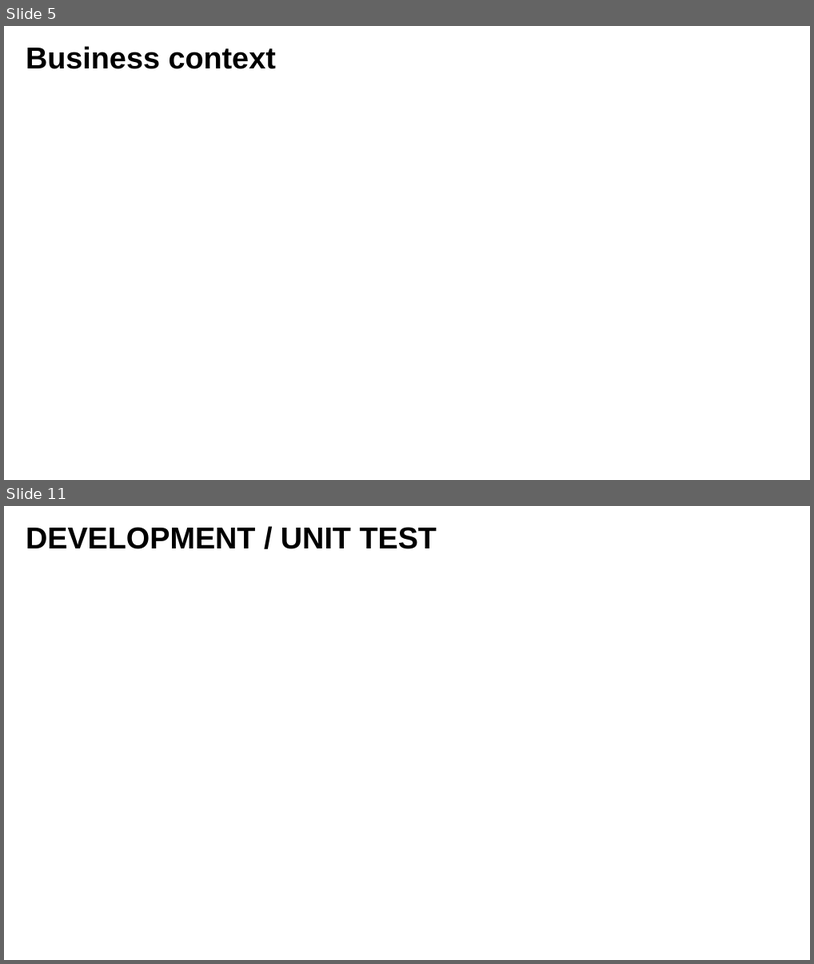
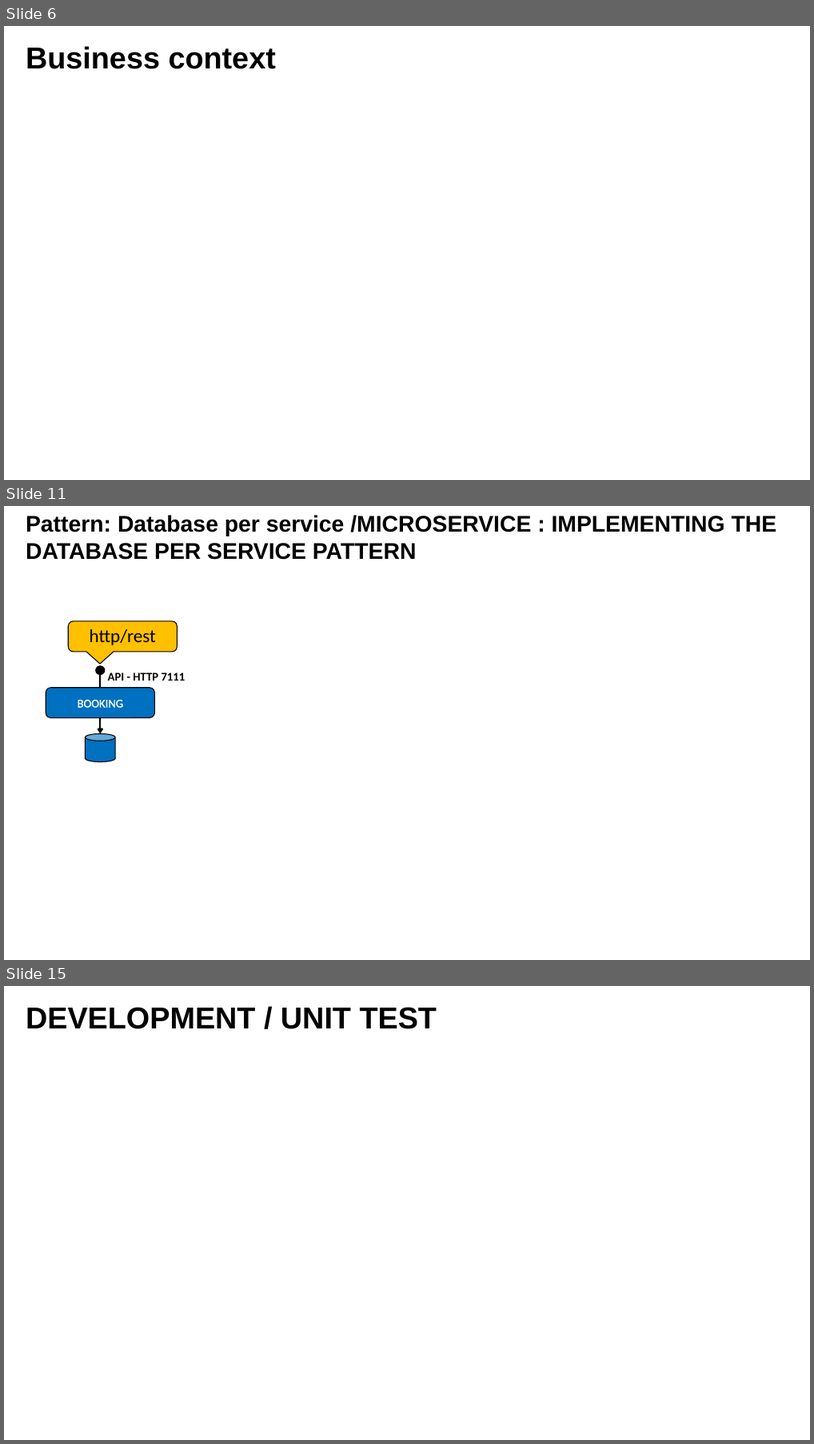
Before and after one commit to lbennardis/microS_code2016_DOCS, a slide deck: luigiBennardisMicroservices.pptx. Shown one above the other, each under a label of ours: slides 5 and 11 before the commit, slides 6, 11 and 15 after it; the slides between them are not shown. The pictures are 814x964 and 814x1444 pixels, drawn with LibreOffice and Linux fonts; fonts in the diff are those of the drawing; background and template pictures are left out. Boxes give left, top, right and bottom in pixels: in the first picture for what was removed or moved away, otherwise in the second. Text is boxed around its words. In the diff, an @@ line names an element or a change of style, - is before the commit and + after.

```diff
--- a/luigiBennardisMicroservices.pptx
+++ b/luigiBennardisMicroservices.pptx
@@ slide 11 added at (4,506,810,960), background picture (left out) @@
@@ title added at (26,515,778,560), 54 pt, text #000000, bold @@
+Pattern: Database per service /MICROSERVICE : IMPLEMENTING THE DATABASE PER SERVICE PATTERN
@@ group added at (46,621,186,762): 1 rounded speech box, 1 rounded rectangle, 1 cylinder, 1 arrow, 1 line, 1 ellipse, 1 text @@
+http/rest
+BOOKING
+API - HTTP 7111
@@ what was slide 5 is now slide 6 @@
@@ what was slide 11 is now slide 15 @@
```
Also in this commit, not shown: 7 slides changed, 5 other slides added, 1 slide removed, 1 other file.
